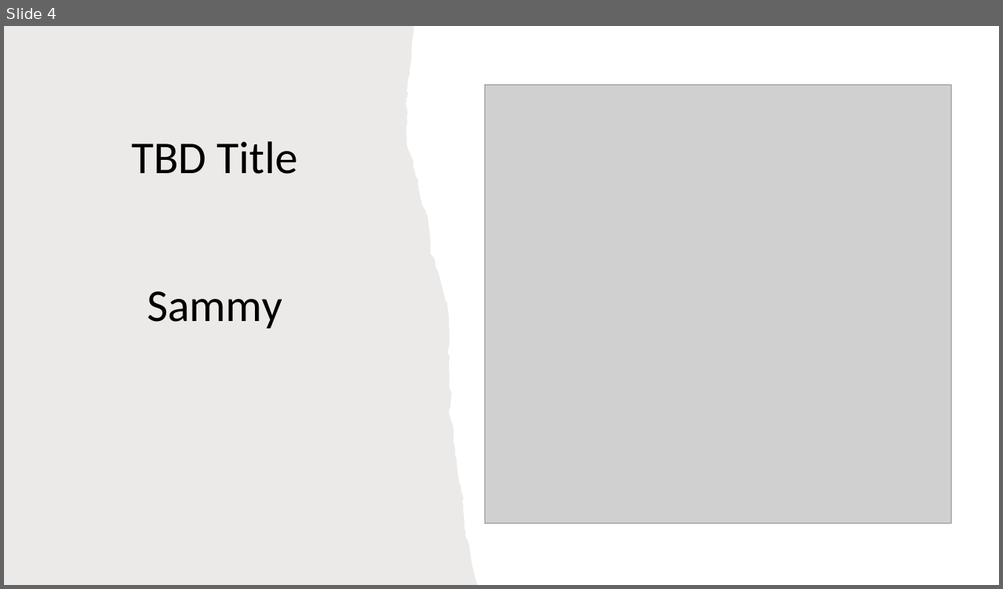
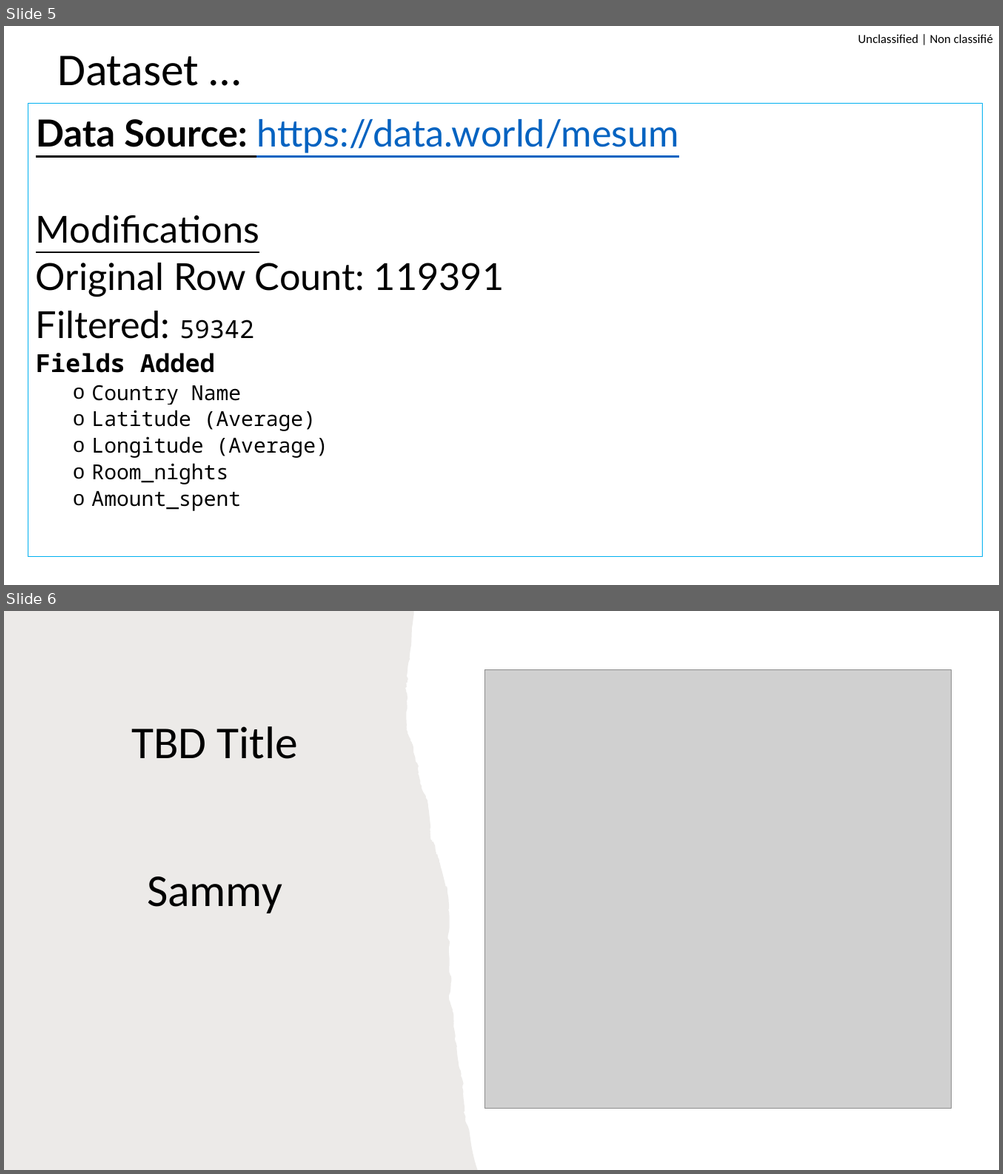
Before and after one commit to pin164/project_1, a slide deck: DRAFT Project1-Hotel_Booking.pptx. Shown one above the other, each under a label of ours: slide 4 before the commit, slides 5 and 6 after it. The pictures are 1003x589 and 1003x1174 pixels, drawn with LibreOffice and Linux fonts; fonts in the diff are those of the drawing; grey boxes stand for pictures. Boxes give left, top, right and bottom in pixels: in the first picture for what was removed or moved away, otherwise in the second. Text is boxed around its words. In the diff, an @@ line names an element or a change of style, - is before the commit and + after.

```diff
--- a/DRAFT Project1-Hotel_Booking.pptx
+++ b/DRAFT Project1-Hotel_Booking.pptx
@@ slide 5 added at bbox=[4, 26, 999, 585], background #FFFFFF @@
@@ text added at bbox=[858, 34, 993, 43], 12 pt, text #000000 @@
+Unclassified | Non classifié
@@ title added at bbox=[57, 56, 199, 86], 44 pt, text #000000 @@
+Dataset …
@@ text added at bbox=[28, 103, 982, 557], outline #00B0F0 0.75 pt, 36 pt, text #000000 @@
+Data Source: https://data.world/mesum
+Modifications
+Original Row Count: 119391
+Filtered: 59342
+Fields Added
+  o Country Name
+  o Latitude (Average)
+  o Longitude (Average)
+  o Room_nights
+  o Amount_spent
@@ what was slide 4 is now slide 6 @@
```
Also in this commit, not shown: 2 slides changed, 5 other slides added, 1 other file.
